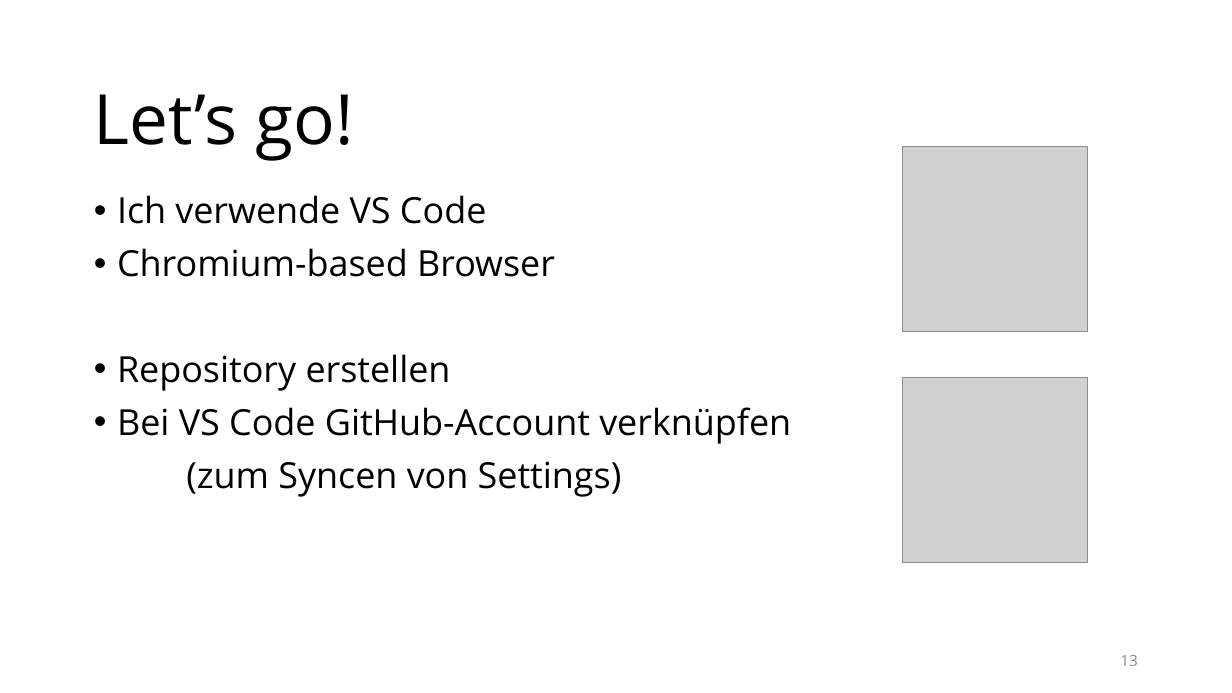
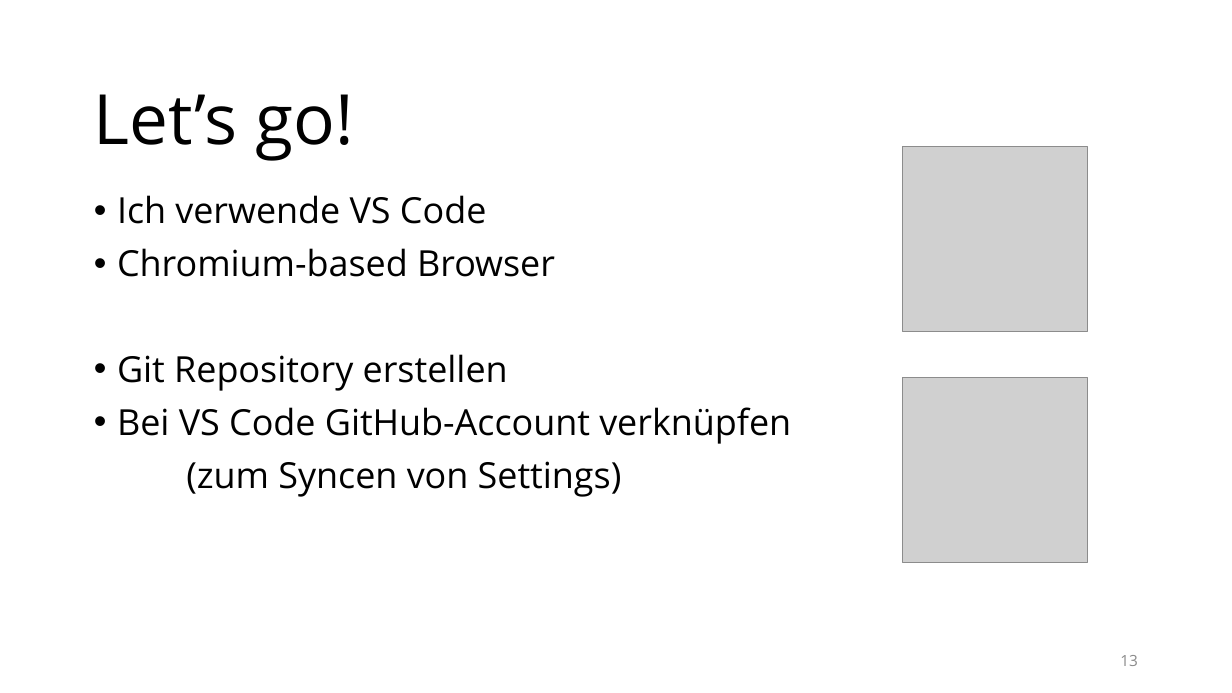
Before and after one commit to raphaeldas/js-advanced, a slide deck: slide 13 of papers/lektion-1.pptx. Drawn at 1232x693 pixels with LibreOffice and Linux fonts; fonts in the diff are those of the drawing; grey boxes stand for pictures; background and template pictures are left out. Boxes give left, top, right and bottom in pixels: in the first picture for what was removed or moved away, otherwise in the second. Text is boxed around its words. In the diff, an @@ line names an element or a change of style, - is before the commit and + after.

```diff
--- a/papers/lektion-1.pptx
+++ b/papers/lektion-1.pptx
@@ text at <box>117,354,508,391</box>: text changed @@
-• Repository erstellen
+• Git Repository erstellen
```
Also in this commit, not shown: 1 other slide changed, 1 other file.
